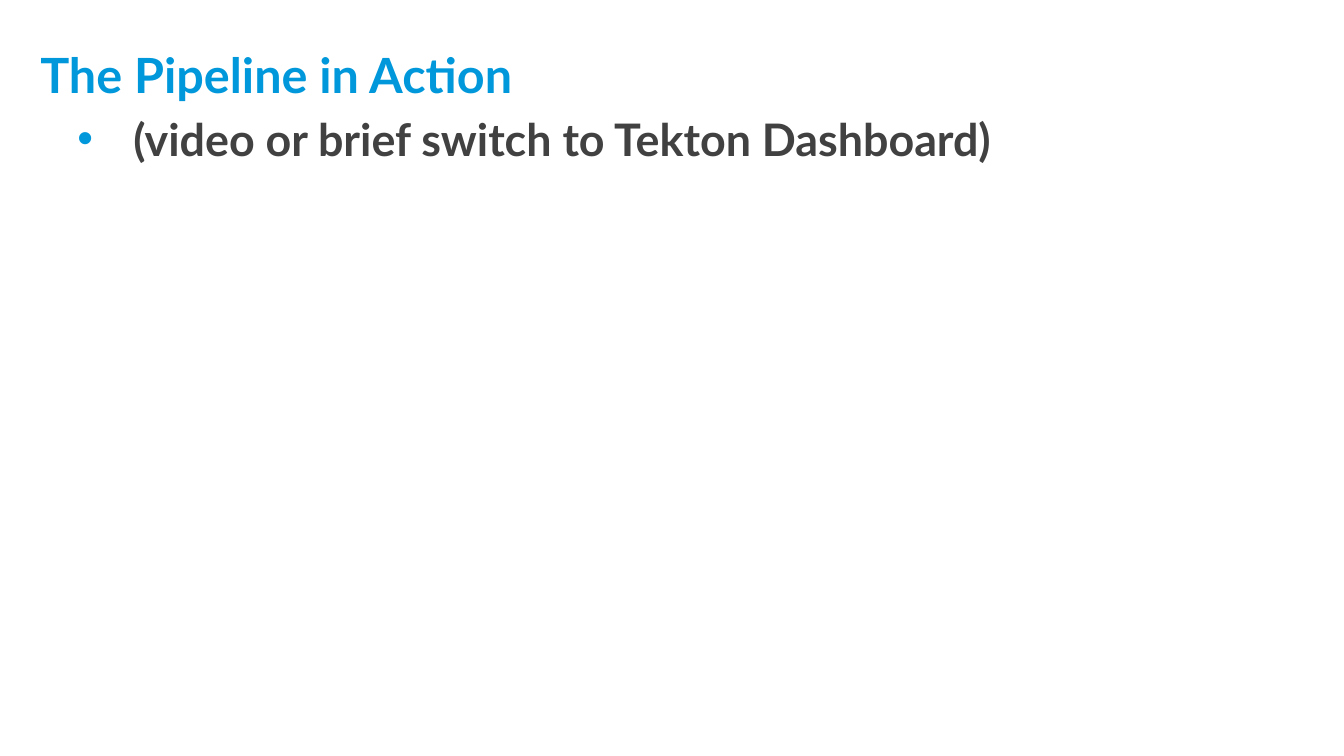
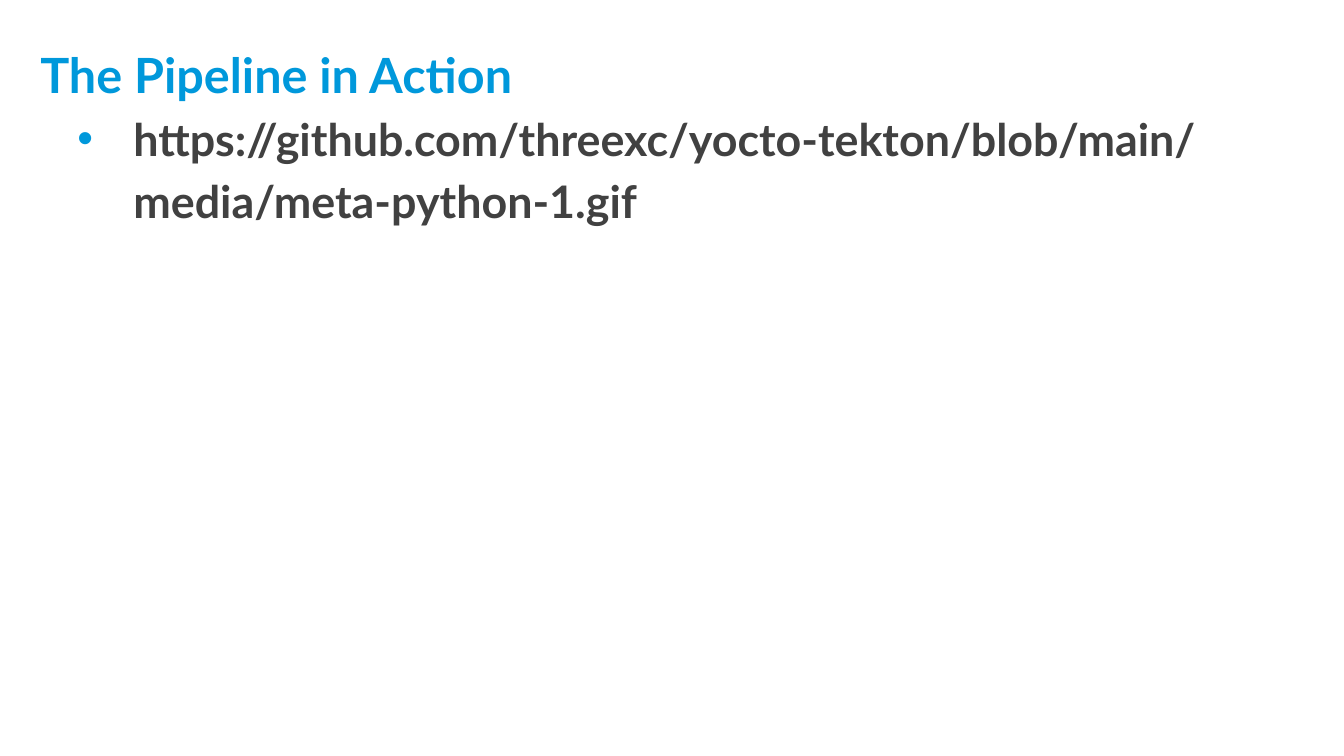
Before and after one commit to threexc/yocto-tekton, a slide deck: slide 21 of yddtalk/YP_DevDay_k8s_tekton.odp (slide 25 before the commit). Drawn at 1344x756 pixels with LibreOffice and Linux fonts; fonts in the diff are those of the drawing; background and template pictures are left out. Boxes give left, top, right and bottom in pixels: in the first picture for what was removed or moved away, otherwise in the second. Text is boxed around its words. In the diff, an @@ line names an element or a change of style, - is before the commit and + after.

```diff
--- a/yddtalk/YP_DevDay_k8s_tekton.odp
+++ b/yddtalk/YP_DevDay_k8s_tekton.odp
@@ text at bbox=[133, 122, 1195, 226]: text changed @@
-• (video or brief switch to Tekton Dashboard)
+• https://github.com/threexc/yocto-tekton/blob/main/media/meta-python-1.gif
```
Also in this commit, not shown: 2 other slides changed, 1 slide added, 2 slides removed.
